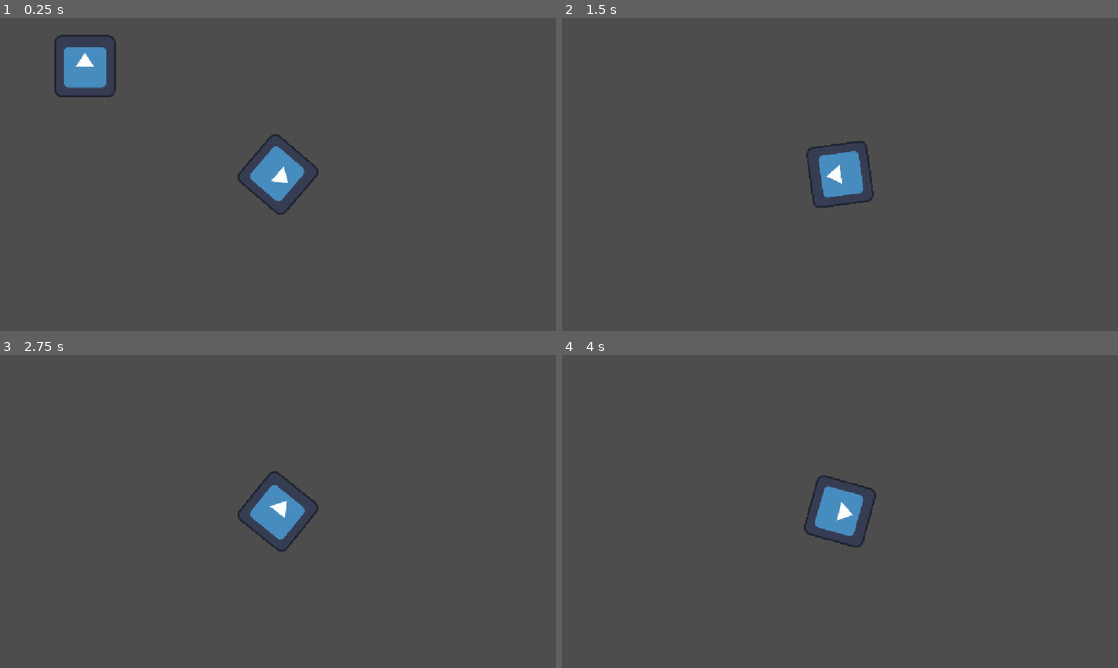
Above: before the commit, frames 1-4 (two rows, left to right).
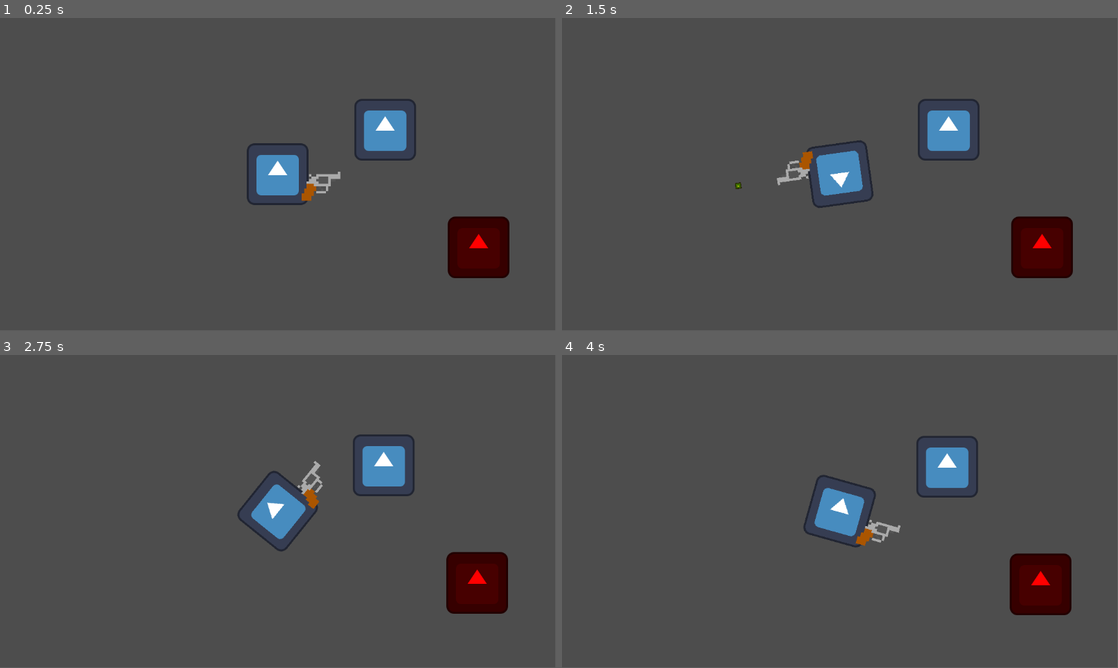
Above: after the commit, the same moments.

Repository: bachdangquocthai229-create/Mechanic_LastStand
Game: Godot game, scene res://game.tscn
Two runs of this game, one before a commit and one after it. Both use one fixed random seed, a clock stepped at 60 frames per second and the inputs below. The project has no main scene, so this scene is started directly. The engine's default icon, where the game draws it, is replaced by a stand-in: a white triangle on a blue panel in a dark square.
Inputs (mouse positions are in pixels of both pictures, inside the frame that each line leads up to):
- Up to frame 1 (0.25 s): no input
- Up to frame 2 (1.5 s): tap Enter at 0.5 s; move the mouse to (962, 158) at 0.52 s; hold Right (ui_right) 0.53-1.28 s; tap A (A, bound only after the commit) at 0.6 s; click (962, 158) at 0.8 s; move the mouse to (728, 190) at 1.27 s; hold Down (ui_down) from 1.28 s (still down); click (728, 190) at 1.35 s
- Up to frame 3 (2.75 s): tap D (D, bound only after the commit) at 1.55, 2.1 s; move the mouse to (333, 442) at 2.02 s; release Down (ui_down) at 2.03 s; hold Right (ui_right) from 2.03 s (still down); tap S (S, bound only after the commit) at 2.3 s
- Up to frame 4 (4 s): tap Space at 2.75 s; move the mouse to (812, 574) at 2.77 s; release Right (ui_right) at 2.78 s; hold Up (ui_up) 2.78-3.53 s; tap S (S, bound only after the commit) at 2.85 s; tap W (W, bound only after the commit) at 3.05, 3.6 s; tap Enter at 3.5 s; move the mouse to (1006, 558) at 3.52 s; hold Left (ui_left) from 3.53 s (still down); tap A (A, bound only after the commit) at 3.8 s
In our replay, the window is 800x450 before the commit and 799x449 after it. These sizes can differ from the game's own. Grey fills any space a smaller window leaves; there, only what the larger window draws over its background counts as a difference.

The runs differ from the first frame. In frame 1, 5.9% of the frame differs, in the area x 9-92%, y 5-84%; in frame 2, 4.0%; in frame 3, 4.0%; in frame 4, 4.0%.

Commit message:
2/11/2026

Diff:
--- /dev/null
+++ b/Character/Enemy.tscn
@@ -0,0 +1,16 @@
+[gd_scene format=3 uid="uid://b4tbnvxt4w2s8"]
+
+[ext_resource type="Texture2D" uid="uid://4q335xxs2p" path="res://icon.svg" id="1_8gs7h"]
+
+[sub_resource type="RectangleShape2D" id="RectangleShape2D_g7b7a"]
+size = Vector2(120, 120)
+
+[node name="Enemy" type="CharacterBody2D" unique_id=2033332469 groups=["Enemy"]]
+collision_layer = 2
+
+[node name="Sprite2D" type="Sprite2D" parent="." unique_id=1245429805]
+modulate = Color(1, 0, 0, 1)
+texture = ExtResource("1_8gs7h")
+
+[node name="CollisionShape2D" type="CollisionShape2D" parent="." unique_id=1646968192]
+shape = SubResource("RectangleShape2D_g7b7a")
--- /dev/null
+++ b/Character/Player.tscn
@@ -0,0 +1,46 @@
+[gd_scene format=3 uid="uid://ckudr8chj1kgo"]
+
+[ext_resource type="Script" uid="uid://80kl10p8d3vr" path="res://player.gd" id="1_kpjcp"]
+[ext_resource type="Texture2D" uid="uid://4q335xxs2p" path="res://icon.svg" id="1_xhfnw"]
+[ext_resource type="PackedScene" uid="uid://ok4vyy26tqy2" path="res://Item/Bullet.tscn" id="2_dvofn"]
+[ext_resource type="PackedScene" uid="uid://bblfcd7yvle5m" path="res://UI_moblie.tscn" id="3_kne1u"]
+[ext_resource type="PackedScene" uid="uid://vnh2yxskqu0m" path="res://Item/Gun_1.tscn" id="4_ssuvf"]
+
+[sub_resource type="RectangleShape2D" id="RectangleShape2D_1vivr"]
+size = Vector2(120, 120)
+
+[sub_resource type="CircleShape2D" id="CircleShape2D_g7b7a"]
+radius = 400.0
+
+[node name="CharacterBody2D" type="CharacterBody2D" unique_id=1185532955]
+collision_mask = 2
+script = ExtResource("1_kpjcp")
+speed = 30000.0
+acceleration = 1000.0
+friction = 2000.0
+bullet_scene = ExtResource("2_dvofn")
+
+[node name="Sprite2D" type="Sprite2D" parent="." unique_id=223840307]
+texture = ExtResource("1_xhfnw")
+
+[node name="CollisionShape2D" type="CollisionShape2D" parent="." unique_id=354213814]
+shape = SubResource("RectangleShape2D_1vivr")
+
+[node name="Camera2D" type="Camera2D" parent="." unique_id=1008332496]
+
+[node name="CanvasLayer" type="CanvasLayer" parent="Camera2D" unique_id=1078214942]
+visible = false
+
+[node name="Control" parent="Camera2D/CanvasLayer" unique_id=597883338 instance=ExtResource("3_kne1u")]
+
+[node name="DetectionArea" type="Area2D" parent="." unique_id=1417570552]
+collision_layer = 4
+collision_mask = 2
+
+[node name="CollisionShape2D" type="CollisionShape2D" parent="DetectionArea" unique_id=1177895561]
+shape = SubResource("CircleShape2D_g7b7a")
+
+[node name="Item_holder" type="Node2D" parent="." unique_id=1989079674]
+position = Vector2(50, 20)
+
+[node name="Gun_1" parent="Item_holder" unique_id=923993314 instance=ExtResource("4_ssuvf")]
--- /dev/null
+++ b/Item/Bullet.tscn
@@ -0,0 +1,18 @@
+[gd_scene format=3 uid="uid://ok4vyy26tqy2"]
+
+[ext_resource type="Script" uid="uid://jumeq60h10o6" path="res://Item/bullet.gd" id="1_j8em5"]
+[ext_resource type="Texture2D" uid="uid://4q335xxs2p" path="res://icon.svg" id="1_nefau"]
+
+[sub_resource type="RectangleShape2D" id="RectangleShape2D_8vrlf"]
+size = Vector2(12, 12)
+
+[node name="Area2D" type="Area2D" unique_id=1765692077]
+script = ExtResource("1_j8em5")
+
+[node name="Sprite2D" type="Sprite2D" parent="." unique_id=1528166260]
+modulate = Color(0.8445872, 0.8078581, 7.70092e-07, 1)
+scale = Vector2(0.1, 0.1)
+texture = ExtResource("1_nefau")
+
+[node name="CollisionShape2D" type="CollisionShape2D" parent="." unique_id=2010055255]
+shape = SubResource("RectangleShape2D_8vrlf")
--- /dev/null
+++ b/Item/Gun_1.tscn
@@ -0,0 +1,23 @@
+[gd_scene format=3 uid="uid://vnh2yxskqu0m"]
+
+[ext_resource type="Texture2D" uid="uid://bfvdmwjpx708l" path="res://Image/Modern_weapons.png" id="1_ymqak"]
+
+[sub_resource type="AtlasTexture" id="AtlasTexture_1vivr"]
+atlas = ExtResource("1_ymqak")
+region = Rect2(2, 0, 32, 32)
+
+[sub_resource type="RectangleShape2D" id="RectangleShape2D_bjjo4"]
+size = Vector2(12, 12)
+
+[node name="Gun_1" type="Node2D" unique_id=923993314]
+position = Vector2(50, 0)
+scale = Vector2(5, 5)
+
+[node name="Sprite2D" type="Sprite2D" parent="." unique_id=1383477098]
+texture = SubResource("AtlasTexture_1vivr")
+
+[node name="CollisionShape2D" type="CollisionShape2D" parent="." unique_id=1856521219]
+shape = SubResource("RectangleShape2D_bjjo4")
+
+[node name="Marker2D" type="Marker2D" parent="." unique_id=1424579262]
+position = Vector2(6, -3)
--- /dev/null
+++ b/Item/Gun_2.tscn
@@ -0,0 +1,23 @@
+[gd_scene format=3 uid="uid://48qkga4kij1x"]
+
+[ext_resource type="Texture2D" uid="uid://bfvdmwjpx708l" path="res://Image/Modern_weapons.png" id="1_3s7qs"]
+
+[sub_resource type="AtlasTexture" id="AtlasTexture_1vivr"]
+atlas = ExtResource("1_3s7qs")
+region = Rect2(32, 160, 32, 32)
+
+[sub_resource type="RectangleShape2D" id="RectangleShape2D_8vrlf"]
+size = Vector2(26, 8)
+
+[node name="Gun_2" type="Node2D" unique_id=1299185138]
+position = Vector2(64, 0)
+scale = Vector2(5, 5)
+
+[node name="Sprite2D" type="Sprite2D" parent="." unique_id=1642485996]
+texture = SubResource("AtlasTexture_1vivr")
+
+[node name="CollisionShape2D" type="CollisionShape2D" parent="." unique_id=789295902]
+shape = SubResource("RectangleShape2D_8vrlf")
+
+[node name="Marker2D" type="Marker2D" parent="." unique_id=2052085131]
+position = Vector2(13, -3.5)
--- /dev/null
+++ b/Item/bullet.gd
@@ -0,0 +1,23 @@
+
+extends Area2D
+
+@export var speed: float = 700.0
+@export var damage: int = 10
+
+var direction: Vector2 = Vector2.RIGHT
+
+
+func _ready() -> void:
+	body_entered.connect(_on_body_entered)
+
+
+func _physics_process(delta: float) -> void:
+	global_position += direction * speed * delta
+
+
+func _on_body_entered(body: Node2D) -> void:
+	if body.is_in_group("enemy"):
+		if body.has_method("take_damage"):
+			body.take_damage(damage)
+
+		queue_free()
--- a/Player.tscn
+++ /dev/null
@@ -1,22 +0,0 @@
-[gd_scene format=3 uid="uid://ckudr8chj1kgo"]
-
-[ext_resource type="Script" uid="uid://80kl10p8d3vr" path="res://player.gd" id="1_kpjcp"]
-[ext_resource type="Texture2D" uid="uid://4q335xxs2p" path="res://icon.svg" id="1_xhfnw"]
-
-[sub_resource type="RectangleShape2D" id="RectangleShape2D_1vivr"]
-size = Vector2(120, 120)
-
-[node name="CharacterBody2D" type="CharacterBody2D" unique_id=1185532955]
-script = ExtResource("1_kpjcp")
-speed = 30000.0
-acceleration = 1000.0
-friction = 2000.0
-
-[node name="Sprite2D" type="Sprite2D" parent="." unique_id=223840307]
-rotation = 1.5707964
-texture = ExtResource("1_xhfnw")
-
-[node name="CollisionShape2D" type="CollisionShape2D" parent="." unique_id=354213814]
-shape = SubResource("RectangleShape2D_1vivr")
-
-[node name="Camera2D" type="Camera2D" parent="." unique_id=1008332496]
--- /dev/null
+++ b/UI_moblie.tscn
@@ -0,0 +1,219 @@
+[gd_scene format=3 uid="uid://bblfcd7yvle5m"]
+
+[ext_resource type="Texture2D" uid="uid://4q335xxs2p" path="res://icon.svg" id="1_8bonc"]
+[ext_resource type="Script" uid="uid://cfncg5qo860dt" path="res://menu.gd" id="2_djdjx"]
+[ext_resource type="Script" uid="uid://bc0064qy5yiw0" path="res://w.gd" id="2_jhwfo"]
+[ext_resource type="Script" uid="uid://bf6wkfi8dao7k" path="res://a.gd" id="4_pk76y"]
+[ext_resource type="Script" uid="uid://gsurenudrgjp" path="res://s.gd" id="5_r82je"]
+[ext_resource type="Script" uid="uid://dkio7ttcuanpq" path="res://d.gd" id="6_d4e6h"]
+
+[sub_resource type="StyleBoxFlat" id="StyleBoxFlat_g7b7a"]
+bg_color = Color(1, 1, 1, 0)
+border_width_left = 4
+border_width_top = 4
+border_width_right = 4
+border_width_bottom = 4
+border_color = Color(1, 1, 1, 0)
+corner_detail = 4
+
+[sub_resource type="StyleBoxFlat" id="StyleBoxFlat_gyc6d"]
+bg_color = Color(1, 1, 1, 1)
+border_width_left = 8
+border_width_top = 8
+border_width_right = 8
+border_width_bottom = 8
+border_color = Color(1, 1, 1, 1)
+
+[sub_resource type="StyleBoxFlat" id="StyleBoxFlat_8bonc"]
+content_margin_top = 45.0
+bg_color = Color(0.6252648, 0.6252644, 0.6252646, 0.78431374)
+border_width_left = 4
+border_width_top = 8
+border_width_right = 4
+border_width_bottom = 4
+border_color = Color(0, 0, 0, 1)
+
+[sub_resource type="StyleBoxFlat" id="StyleBoxFlat_jhwfo"]
+bg_color = Color(0.31114936, 0.3111494, 0.3111494, 0.39215687)
+border_width_left = 8
+border_width_top = 16
+border_width_right = 8
+border_width_bottom = 8
+border_color = Color(0, 0, 0, 0.78431374)
+
+[sub_resource type="StyleBoxFlat" id="StyleBoxFlat_kqykt"]
+content_margin_top = 45.0
+bg_color = Color(0.6252648, 0.6252644, 0.6252646, 0.78431374)
+border_width_left = 8
+border_width_top = 4
+border_width_right = 4
+border_width_bottom = 4
+border_color = Color(0, 0, 0, 1)
+
+[sub_resource type="StyleBoxFlat" id="StyleBoxFlat_gjjk5"]
+bg_color = Color(0.31114936, 0.3111494, 0.3111494, 0.39215687)
+border_width_left = 16
+border_width_top = 8
+border_width_right = 8
+border_width_bottom = 8
+border_color = Color(0, 0, 0, 0.78431374)
+
+[sub_resource type="StyleBoxFlat" id="StyleBoxFlat_0ocei"]
+content_margin_top = 45.0
+bg_color = Color(0.6252648, 0.6252644, 0.6252646, 0.78431374)
+border_width_left = 4
+border_width_top = 4
+border_width_right = 4
+border_width_bottom = 8
+border_color = Color(0, 0, 0, 1)
+
+[sub_resource type="StyleBoxFlat" id="StyleBoxFlat_djdjx"]
+bg_color = Color(0.31114936, 0.3111494, 0.3111494, 0.39215687)
+border_width_left = 8
+border_width_top = 8
+border_width_right = 8
+border_width_bottom = 16
+border_color = Color(0, 0, 0, 0.78431374)
+
+[sub_resource type="StyleBoxFlat" id="StyleBoxFlat_pk76y"]
+content_margin_top = 45.0
+bg_color = Color(0.6252648, 0.6252644, 0.6252646, 0.78431374)
+border_width_left = 4
+border_width_top = 4
+border_width_right = 8
+border_width_bottom = 4
+border_color = Color(0, 0, 0, 1)
+
+[sub_resource type="StyleBoxFlat" id="StyleBoxFlat_r82je"]
+bg_color = Color(0.31114936, 0.3111494, 0.3111494, 0.39215687)
+border_width_left = 8
+border_width_top = 8
+border_width_right = 16
+border_width_bottom = 8
+border_color = Color(0, 0, 0, 0.78431374)
+
+[node name="UI_mobile" type="Control" unique_id=597883338]
+layout_mode = 3
+anchors_preset = 15
+anchor_right = 1.0
+anchor_bottom = 1.0
+grow_horizontal = 2
+grow_vertical = 2
+
+[node name="MENU" type="Button" parent="." unique_id=1061812822]
+custom_minimum_size = Vector2(120, 120)
+layout_mode = 0
+offset_left = 16.0
+offset_top = 16.0
+offset_right = 136.0
+offset_bottom = 136.0
+theme_override_styles/normal = SubResource("StyleBoxFlat_g7b7a")
+theme_override_styles/pressed = SubResource("StyleBoxFlat_gyc6d")
+theme_override_styles/hover = SubResource("StyleBoxFlat_g7b7a")
+icon = ExtResource("1_8bonc")
+icon_alignment = 1
+expand_icon = true
+script = ExtResource("2_djdjx")
+
+[node name="WASD" type="Control" parent="." unique_id=2065091789]
+custom_minimum_size = Vector2(360, 360)
+layout_mode = 1
+anchors_preset = 2
+anchor_top = 1.0
+anchor_bottom = 1.0
+offset_left = 16.0
+offset_top = -376.0
+offset_right = 376.0
+offset_bottom = -16.0
+grow_vertical = 0
+
+[node name="W" type="Button" parent="WASD" unique_id=1510053909]
+custom_minimum_size = Vector2(120, 120)
+layout_mode = 1
+anchors_preset = 5
+anchor_left = 0.5
+anchor_right = 0.5
+offset_left = -60.0
+offset_right = 60.0
+offset_bottom = 120.0
+grow_horizontal = 2
+theme_override_styles/normal = SubResource("StyleBoxFlat_8bonc")
+theme_override_styles/pressed = SubResource("StyleBoxFlat_jhwfo")
+theme_override_styles/hover = SubResource("StyleBoxFlat_8bonc")
+script = ExtResource("2_jhwfo")
+
+[node name="A" type="Button" parent="WASD" unique_id=1550313318]
+custom_minimum_size = Vector2(120, 120)
+layout_mode = 1
+anchors_preset = 4
+anchor_top = 0.5
+anchor_bottom = 0.5
+offset_top = -60.0
+offset_right = 120.0
+offset_bottom = 60.0
+grow_vertical = 2
+theme_override_styles/normal = SubResource("StyleBoxFlat_kqykt")
+theme_override_styles/pressed = SubResource("StyleBoxFlat_gjjk5")
+theme_override_styles/hover = SubResource("StyleBoxFlat_kqykt")
+script = ExtResource("4_pk76y")
+
+[node name="S" type="Button" parent="WASD" unique_id=1306927483]
+custom_minimum_size = Vector2(120, 120)
+layout_mode = 1
+anchors_preset = 7
+anchor_left = 0.5
+anchor_top = 1.0
+anchor_right = 0.5
+anchor_bottom = 1.0
+offset_left = -60.0
+offset_top = -120.0
+offset_right = 60.0
+grow_horizontal = 2
+grow_vertical = 0
+theme_override_styles/normal = SubResource("StyleBoxFlat_0ocei")
+theme_override_styles/pressed = SubResource("StyleBoxFlat_djdjx")
+theme_override_styles/hover = SubResource("StyleBoxFlat_0ocei")
+script = ExtResource("5_r82je")
+
+[node name="D" type="Button" parent="WASD" unique_id=1796086633]
+custom_minimum_size = Vector2(120, 120)
+layout_mode = 1
+anchors_preset = 6
+anchor_left = 1.0
+anchor_top = 0.5
+anchor_right = 1.0
+anchor_bottom = 0.5
+offset_left = -120.0
+offset_top = -60.0
+offset_bottom = 60.0
+grow_horizontal = 0
+grow_vertical = 2
+theme_override_styles/normal = SubResource("StyleBoxFlat_pk76y")
+theme_override_styles/pressed = SubResource("StyleBoxFlat_r82je")
+theme_override_styles/hover = SubResource("StyleBoxFlat_pk76y")
+script = ExtResource("6_d4e6h")
+
+[node name="ATTACK" type="Button" parent="." unique_id=1865636320]
+custom_minimum_size = Vector2(120, 120)
+layout_mode = 1
+anchors_preset = 3
+anchor_left = 1.0
+anchor_top = 1.0
+anchor_right = 1.0
+anchor_bottom = 1.0
+offset_left = -176.0
+offset_top = -176.0
+offset_right = -39.999756
+offset_bottom = -40.0
+grow_horizontal = 0
+grow_vertical = 0
+icon = ExtResource("1_8bonc")
+
+[connection signal="button_down" from="WASD/W" to="WASD/W" method="_on_button_down"]
+[connection signal="button_up" from="WASD/W" to="WASD/W" method="_on_button_up"]
+[connection signal="button_down" from="WASD/A" to="WASD/A" method="_on_button_down"]
+[connection signal="button_up" from="WASD/A" to="WASD/A" method="_on_button_up"]
+[connection signal="button_down" from="WASD/S" to="WASD/S" method="_on_button_down"]
+[connection signal="button_up" from="WASD/S" to="WASD/S" method="_on_button_up"]
+[connection signal="button_down" from="WASD/D" to="WASD/D" method="_on_button_down"]
+[connection signal="button_up" from="WASD/D" to="WASD/D" method="_on_button_up"]
--- /dev/null
+++ b/a.gd
@@ -0,0 +1,14 @@
+extends Button
+
+
+# Đổi chữ "W" thành tên action tương ứng của nút này (ví dụ: "W", "A", "S", hoặc "D")
+@export var action_name: String = "A"
+
+func _on_button_down() -> void:
+	# Kích hoạt action ngay lập tức giống như đang giữ phím
+	Input.action_press(action_name)
+	print("pressed")
+
+func _on_button_up() -> void:
+	# Giải phóng action khi nhấc tay ra
+	Input.action_release(action_name)
--- /dev/null
+++ b/d.gd
@@ -0,0 +1,14 @@
+extends Button
+
+
+# Đổi chữ "W" thành tên action tương ứng của nút này (ví dụ: "W", "A", "S", hoặc "D")
+@export var action_name: String = "D"
+
+func _on_button_down() -> void:
+	# Kích hoạt action ngay lập tức giống như đang giữ phím
+	Input.action_press(action_name)
+	print("pressed")
+
+func _on_button_up() -> void:
+	# Giải phóng action khi nhấc tay ra
+	Input.action_release(action_name)
--- a/game.tscn
+++ b/game.tscn
@@ -1,7 +1,8 @@
 [gd_scene format=3 uid="uid://elst0xn32iil"]
 
-[ext_resource type="PackedScene" uid="uid://ckudr8chj1kgo" path="res://Player.tscn" id="1_80nbo"]
+[ext_resource type="PackedScene" uid="uid://ckudr8chj1kgo" path="res://Character/Player.tscn" id="1_80nbo"]
 [ext_resource type="Texture2D" uid="uid://4q335xxs2p" path="res://icon.svg" id="2_e2o6t"]
+[ext_resource type="PackedScene" uid="uid://b4tbnvxt4w2s8" path="res://Character/Enemy.tscn" id="3_feb5d"]
 
 [sub_resource type="WorldBoundaryShape2D" id="WorldBoundaryShape2D_1vivr"]
 normal = Vector2(0, 2.715)
@@ -14,6 +15,10 @@
 [node name="CharacterBody2D" parent="." unique_id=1185532955 instance=ExtResource("1_80nbo")]
 position = Vector2(400, 224)
 
+[node name="Sprite2D" type="Sprite2D" parent="." unique_id=1694948934]
+position = Vector2(623, 132)
+texture = ExtResource("2_e2o6t")
+
 [node name="StaticBody2D" type="StaticBody2D" parent="." unique_id=482013038]
 
 [node name="CollisionShape2D" type="CollisionShape2D" parent="StaticBody2D" unique_id=1726105908]
@@ -22,5 +27,5 @@
 [node name="CollisionShape2D2" type="CollisionShape2D" parent="StaticBody2D" unique_id=2077681597]
 shape = SubResource("WorldBoundaryShape2D_8vrlf")
 
-[node name="Sprite2D" type="Sprite2D" parent="." unique_id=1694948934]
-texture = ExtResource("2_e2o6t")
+[node name="Enemy" parent="." unique_id=2033332469 instance=ExtResource("3_feb5d")]
+position = Vector2(817, 376)
--- /dev/null
+++ b/menu.gd
@@ -0,0 +1,14 @@
+extends Button
+
+func _ready() -> void:
+	pressed.connect(_on_button_pressed)
+
+func _on_button_pressed() -> void:
+	# Kích hoạt action giống như đang giữ phím
+	Input.action_press("MENU")
+
+	# Nếu action đó chỉ diễn ra tức thời (như click chuột/nhấn nhả),
+	# bạn có thể gọi action_release ngay sau đó:
+	# Input.action_release(target_action)
+
+	print("Đã kích hoạt action: ")
--- a/player.gd
+++ b/player.gd
@@ -1,24 +1,114 @@
+
 extends CharacterBody2D
 
-# Tốc độ di chuyển của nhân vật (có thể chỉnh sửa trực tiếp trong Inspector)
 @export var speed: float = 300.0
-@export var acceleration: float = 1200.0   # Tốc độ gia tốc (càng lớn tăng tốc càng nhanh)
-@export var friction: float = 1000.0       # Độ ma sát / giảm tốc khi thả phím
+@export var acceleration: float = 1200.0
+@export var friction: float = 1000.0
+
+@onready var ui_mobile = $Camera2D/CanvasLayer
+
+@onready var detection_area: Area2D = $DetectionArea
+
+@export var bullet_scene: PackedScene
+@onready var gun: Node2D = $Item_holder/Gun_1
+@onready var bullet_spawn: Marker2D = $Item_holder/Gun_1/Marker2D
+
+
+var is_mobile: bool = false
+var is_desktop: bool = true
+
+# Hướng di chuyển gần nhất khác Vector2.ZERO
+var last_move_direction: Vector2 = Vector2.RIGHT
+
+# Enemy đang được chọn làm mục tiêu
+var current_target: Node2D = null
+
+
+func _ready() -> void:
+	var current_os := OS.get_name()
+
+	is_mobile = current_os in ["Android", "iOS"]
+	is_desktop = not is_mobile
+	if current_os == "Android" or current_os == "iOS":
+		ui_mobile.show()
+	else:
+		ui_mobile.queue_free()
+
 
 func _physics_process(delta: float) -> void:
-	# Lấy hướng đầu vào từ bàn phím (WASD hoặc Phím mũi tên)
-	var direction: Vector2 = Input.get_vector("ui_left", "ui_right", "ui_up", "ui_down")
+	# Đọc input di chuyển
+	var direction: Vector2 = Input.get_vector(
+		"A", "D", "W", "S"
+	)
 
+	# Cập nhật hướng di chuyển gần nhất
 	if direction != Vector2.ZERO:
-		# Khi đang nhấn phím: Tăng dần vận tốc về phía hướng mong muốn
-		velocity = velocity.move_toward(direction * speed, acceleration * delta)
+		last_move_direction = direction
+
+		velocity = velocity.move_toward(
+			direction * speed,
+			acceleration * delta
+		)
 	else:
-		# Khi thả phím: Giảm dần vận tốc về 0 (tạo hiệu ứng trượt)
-		velocity = velocity.move_toward(Vector2.ZERO, friction * delta)
+		velocity = velocity.move_toward(
+			Vector2.ZERO,
+			friction * delta
+		)
 
-	# Thực hiện di chuyển và tự động xử lý va chạm với tường/vật cản
 	move_and_slide()
 
+	# Chỉ tự động chọn mục tiêu trên mobile
+	if is_mobile:
+		current_target = _find_closest_enemy_in_area()
+
+
 func _process(_delta: float) -> void:
-	# Xoay node hướng về vị trí của con trỏ chuột
-	look_at(get_global_mouse_position())
+	if is_desktop:
+		# PC: Ngắm theo vị trí chuột
+		look_at(get_global_mouse_position())
+
+	elif is_mobile:
+		if is_instance_valid(current_target):
+			# Có enemy: Ưu tiên ngắm enemy gần nhất
+			look_at(current_target.global_position)
+		else:
+			# Không có enemy: Hướng theo hướng di chuyển gần nhất
+			rotation = last_move_direction.angle()
+
+	if Input.is_action_just_pressed("Attack"):
+		shoot()
+
+
+
+func _find_closest_enemy_in_area() -> Node2D:
+	var closest_enemy: Node2D = null
+	var min_distance_squared: float = INF
+
+	for body in detection_area.get_overlapping_bodies():
+		if not body.is_in_group("Enemy"):
+			continue
+
+		var enemy := body as Node2D
+
+		if enemy == null:
+			continue
+
+		var distance_squared := global_position.distance_squared_to(
+			enemy.global_position
+		)
+
+		if distance_squared < min_distance_squared:
+			min_distance_squared = distance_squared
+			closest_enemy = enemy
+
+	return closest_enemy
+
+
+func shoot() -> void:
+	var bullet = bullet_scene.instantiate()
+	get_tree().current_scene.add_child(bullet)
+	bullet.global_position = bullet_spawn.global_position
+
+	# Hướng bắn theo hướng của súng
+	bullet.direction = Vector2.RIGHT.rotated(gun.global_rotation)
+	bullet.rotation = bullet.direction.angle()
--- a/project.godot
+++ b/project.godot
@@ -10,14 +10,46 @@
 
 [application]
 
-config/name="New Game Project"
+config/name="Mechanic_LastStand"
 config/features=PackedStringArray("4.7", "Forward Plus")
 config/icon="res://icon.svg"
 
-[display]
+[global_group]
 
-window/stretch/mode="canvas_items"
-window/stretch/aspect="expand"
+Enemy=""
+
+[input]
+
+MENU={
+"deadzone": 0.2,
+"events": [Object(InputEventKey,"resource_local_to_scene":false,"resource_name":"","device":16,"window_id":0,"alt_pressed":false,"shift_pressed":false,"ctrl_pressed":false,"meta_pressed":false,"pressed":false,"keycode":0,"physical_keycode":4194305,"key_label":0,"unicode":0,"location":0,"echo":false,"script":null)
+]
+}
+W={
+"deadzone": 0.2,
+"events": [Object(InputEventKey,"resource_local_to_scene":false,"resource_name":"","device":16,"window_id":0,"alt_pressed":false,"shift_pressed":false,"ctrl_pressed":false,"meta_pressed":false,"pressed":false,"keycode":0,"physical_keycode":87,"key_label":0,"unicode":0,"location":0,"echo":false,"script":null)
+]
+}
+A={
+"deadzone": 0.2,
+"events": [Object(InputEventKey,"resource_local_to_scene":false,"resource_name":"","device":16,"window_id":0,"alt_pressed":false,"shift_pressed":false,"ctrl_pressed":false,"meta_pressed":false,"pressed":false,"keycode":0,"physical_keycode":65,"key_label":0,"unicode":0,"location":0,"echo":false,"script":null)
+]
+}
+S={
+"deadzone": 0.2,
+"events": [Object(InputEventKey,"resource_local_to_scene":false,"resource_name":"","device":16,"window_id":0,"alt_pressed":false,"shift_pressed":false,"ctrl_pressed":false,"meta_pressed":false,"pressed":false,"keycode":0,"physical_keycode":83,"key_label":0,"unicode":0,"location":0,"echo":false,"script":null)
+]
+}
+D={
+"deadzone": 0.2,
+"events": [Object(InputEventKey,"resource_local_to_scene":false,"resource_name":"","device":16,"window_id":0,"alt_pressed":false,"shift_pressed":false,"ctrl_pressed":false,"meta_pressed":false,"pressed":false,"keycode":0,"physical_keycode":68,"key_label":0,"unicode":0,"location":0,"echo":false,"script":null)
+]
+}
+Attack={
+"deadzone": 0.2,
+"events": [Object(InputEventMouseButton,"resource_local_to_scene":false,"resource_name":"","device":-1,"window_id":0,"alt_pressed":false,"shift_pressed":false,"ctrl_pressed":false,"meta_pressed":false,"button_mask":1,"position":Vector2(175, 29),"global_position":Vector2(189, 102),"factor":1.0,"button_index":1,"canceled":false,"pressed":true,"double_click":false,"script":null)
+]
+}
 
 [physics]
 
@@ -25,4 +57,5 @@
 
 [rendering]
 
+textures/canvas_textures/default_texture_filter=0
 rendering_device/driver.windows="d3d12"
--- /dev/null
+++ b/s.gd
@@ -0,0 +1,14 @@
+extends Button
+
+
+# Đổi chữ "W" thành tên action tương ứng của nút này (ví dụ: "W", "A", "S", hoặc "D")
+@export var action_name: String = "S"
+
+func _on_button_down() -> void:
+	# Kích hoạt action ngay lập tức giống như đang giữ phím
+	Input.action_press(action_name)
+	print("pressed")
+
+func _on_button_up() -> void:
+	# Giải phóng action khi nhấc tay ra
+	Input.action_release(action_name)
--- /dev/null
+++ b/w.gd
@@ -0,0 +1,14 @@
+extends Button
+
+
+# Đổi chữ "W" thành tên action tương ứng của nút này (ví dụ: "W", "A", "S", hoặc "D")
+@export var action_name: String = "W"
+
+func _on_button_down() -> void:
+	# Kích hoạt action ngay lập tức giống như đang giữ phím
+	Input.action_press(action_name)
+	print("pressed")
+
+func _on_button_up() -> void:
+	# Giải phóng action khi nhấc tay ra
+	Input.action_release(action_name)
Binary file added: Image/Modern_weapons.png
Not shown, added: Image/Modern_weapons.png.import
Not shown, added: Item/bullet.gd.uid
Not shown, added: a.gd.uid
Not shown, added: d.gd.uid
Not shown, added: menu.gd.uid
Not shown, added: s.gd.uid
Not shown, added: w.gd.uid
